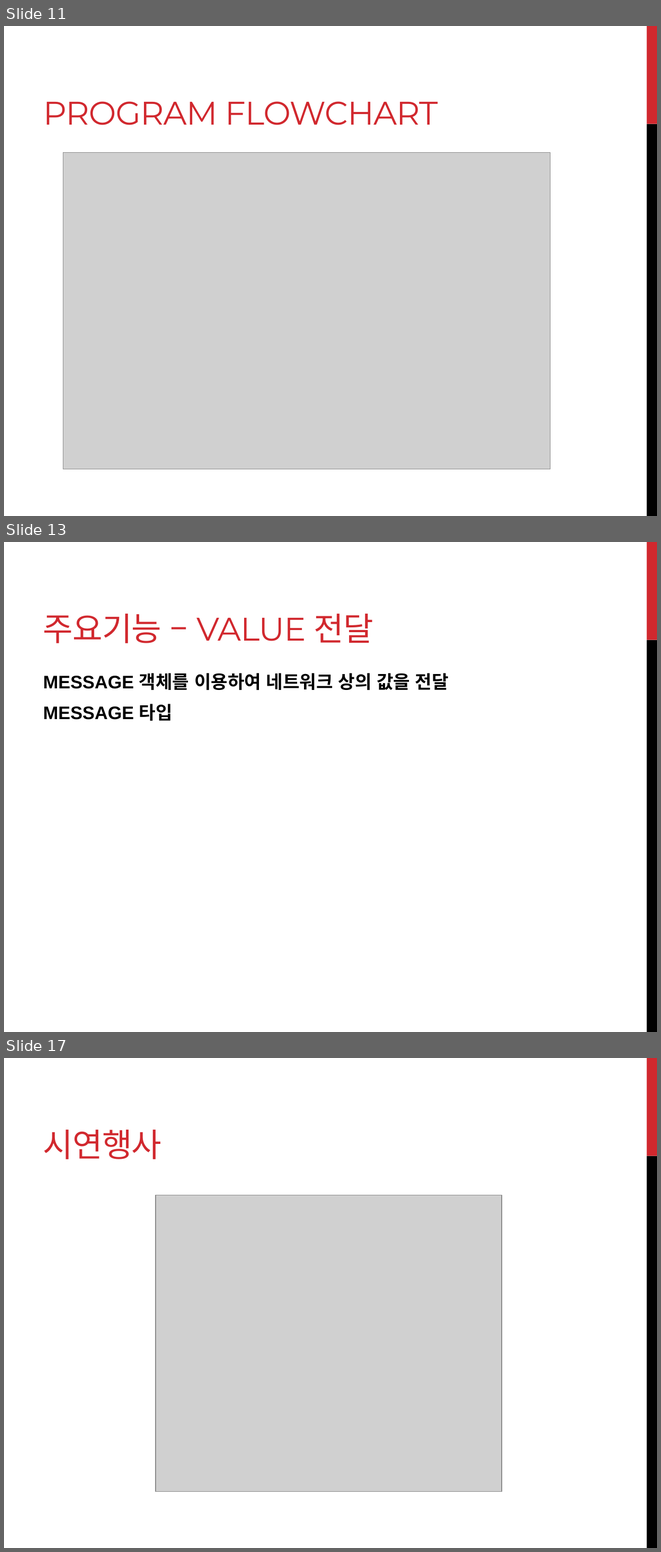
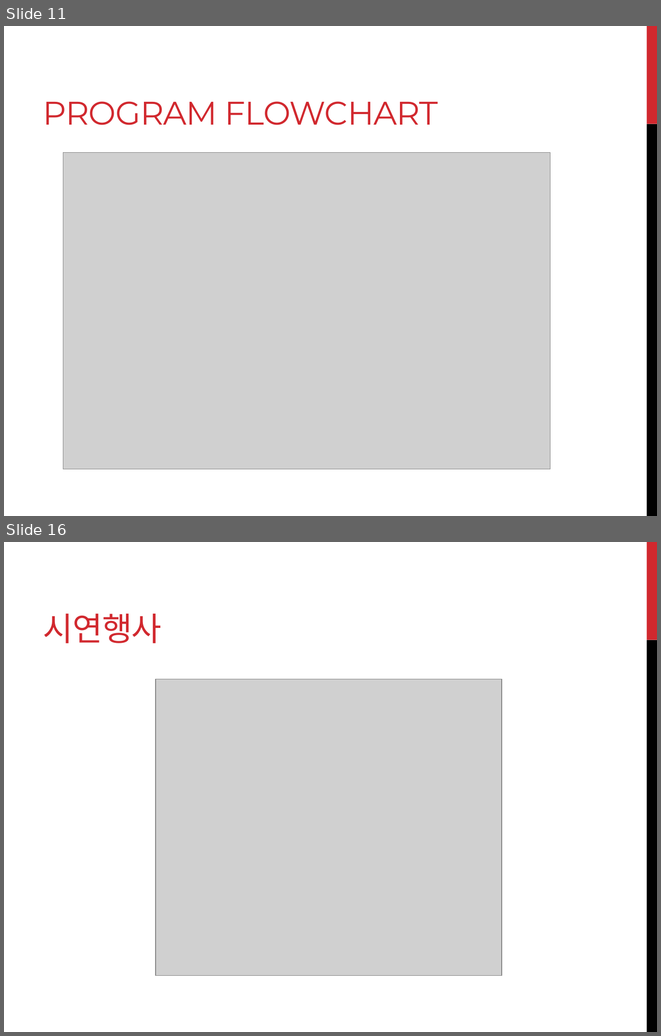
Before and after one commit to jinlee10/javaminiproj, a slide deck: Java_mini_proj_home/java_proj_PPT.pptx. Shown one above the other, each under a label of ours: slides 11, 13 and 17 before the commit, slides 11 and 16 after it; the slides between them are not shown. The pictures are 661x1552 and 661x1036 pixels, drawn with LibreOffice and Linux fonts; fonts in the diff are those of the drawing; grey boxes stand for pictures. Boxes give left, top, right and bottom in pixels: in the first picture for what was removed or moved away, otherwise in the second. Text is boxed around its words. In the diff, an @@ line names an element or a change of style, - is before the commit and + after.

```diff
--- a/Java_mini_proj_home/java_proj_PPT.pptx
+++ b/Java_mini_proj_home/java_proj_PPT.pptx
@@ slide 13 removed at [4,542,657,1032], background #FFFFFF; not listed: 2 template elements that a slide beside it also shows @@
@@ title removed at [43,614,373,643] @@
-주요기능 – VALUE 전달
@@ text removed at [43,673,449,721] @@
-MESSAGE 객체를 이용하여 네트워크 상의 값을 전달
-MESSAGE 타입
@@ what was slide 17 is now slide 16 @@
```
Also in this commit, not shown: 4 slides changed, 3 other files.
